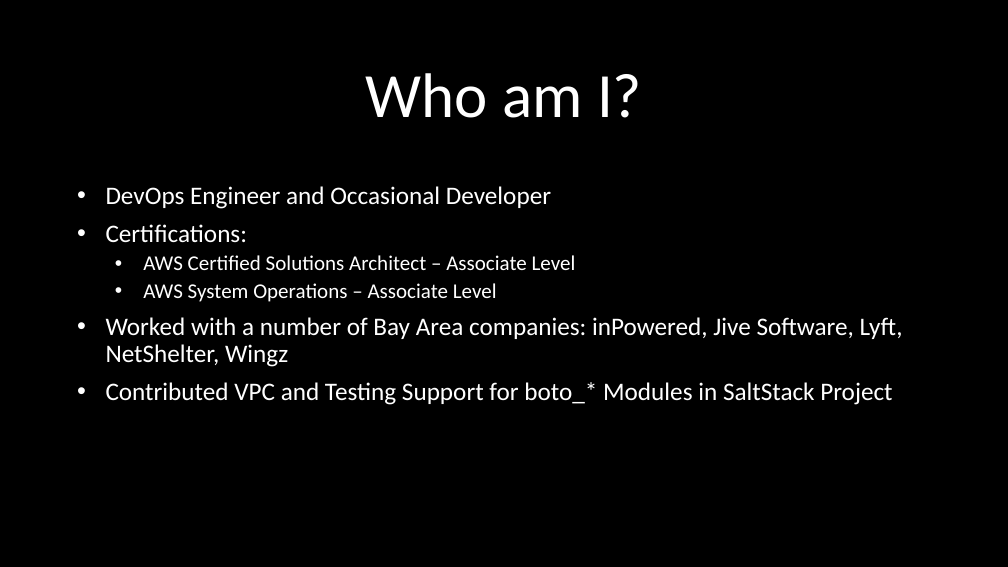
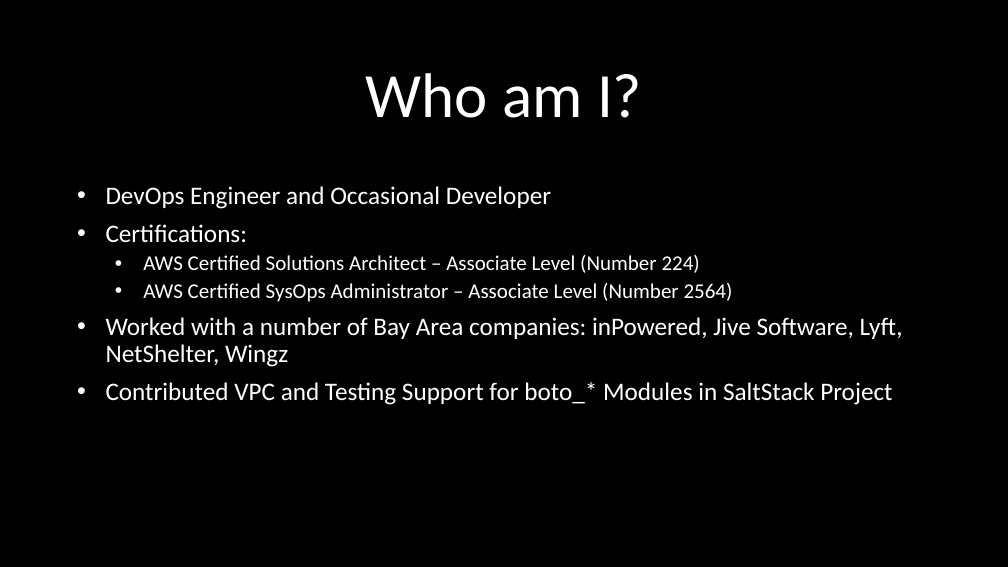
Before and after one commit to colinbjohnson/vagrant-aws-flow, a slide deck: slide 2 of docs/vagrant-to-aws-flow.pptx. Drawn at 1008x567 pixels with LibreOffice and Linux fonts; fonts in the diff are those of the drawing. Boxes give left, top, right and bottom in pixels: in the first picture for what was removed or moved away, otherwise in the second. Text is boxed around its words. In the diff, an @@ line names an element or a change of style, - is before the commit and + after.

```diff
--- a/docs/vagrant-to-aws-flow.pptx
+++ b/docs/vagrant-to-aws-flow.pptx
@@ subtitle at bbox=[143, 255, 733, 302]: text changed @@
-  • AWS Certified Solutions Architect – Associate Level
-  • AWS System Operations – Associate Level
+  • AWS Certified Solutions Architect – Associate Level (Number 224)
+  • AWS Certified SysOps Administrator – Associate Level (Number 2564)
```
Also in this commit, not shown: 4 other slides changed.
